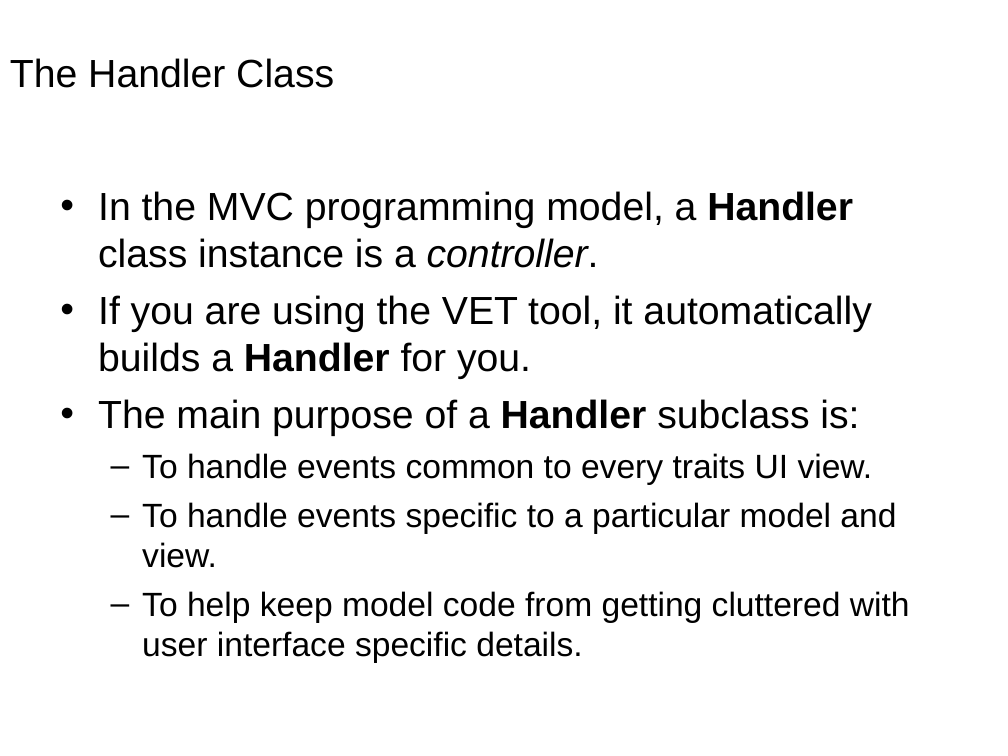
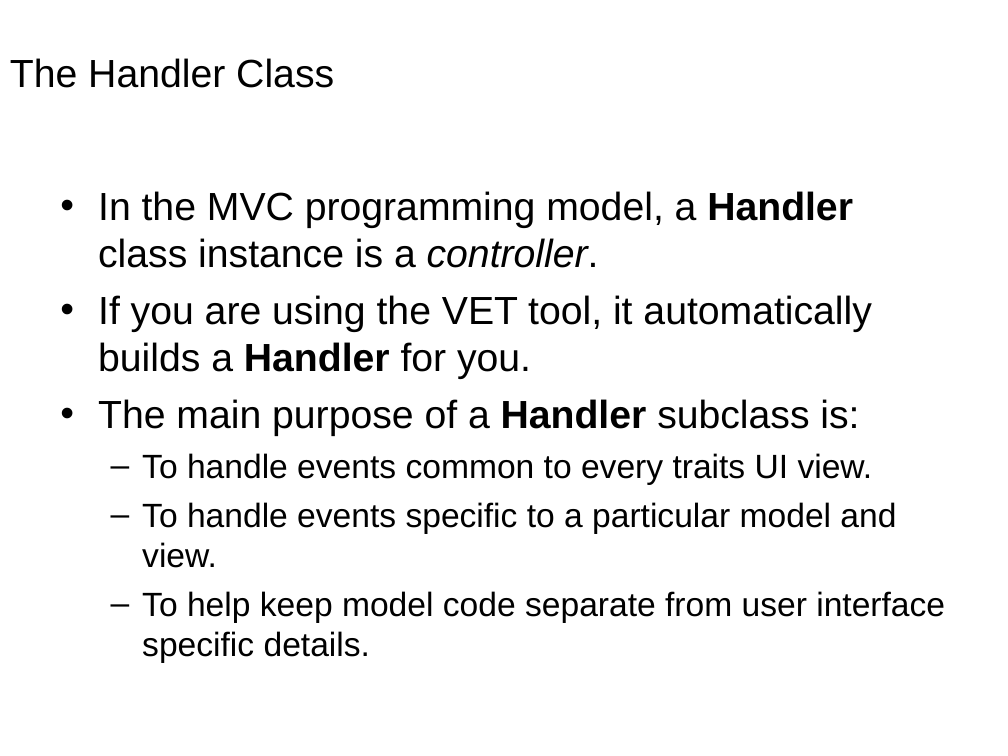
Before and after one commit to enthought/traits, a slide deck: slide 51 of enthought/traits/doc/traits_ui.ppt (slide 50 before the commit). Drawn at 1008x756 pixels with LibreOffice and Linux fonts; fonts in the diff are those of the drawing; background and template pictures are left out. Boxes give left, top, right and bottom in pixels: in the first picture for what was removed or moved away, otherwise in the second. Text is boxed around its words. In the diff, an @@ line names an element or a change of style, - is before the commit and + after.

```diff
--- a/enthought/traits/doc/traits_ui.ppt
+++ b/enthought/traits/doc/traits_ui.ppt
@@ text at box(142, 591, 945, 663): text changed @@
-  – To help keep model code from getting cluttered with user interface specific details.
+  – To help keep model code separate from user interface specific details.
```
Also in this commit, not shown: 19 other slides changed, 1 slide added.
